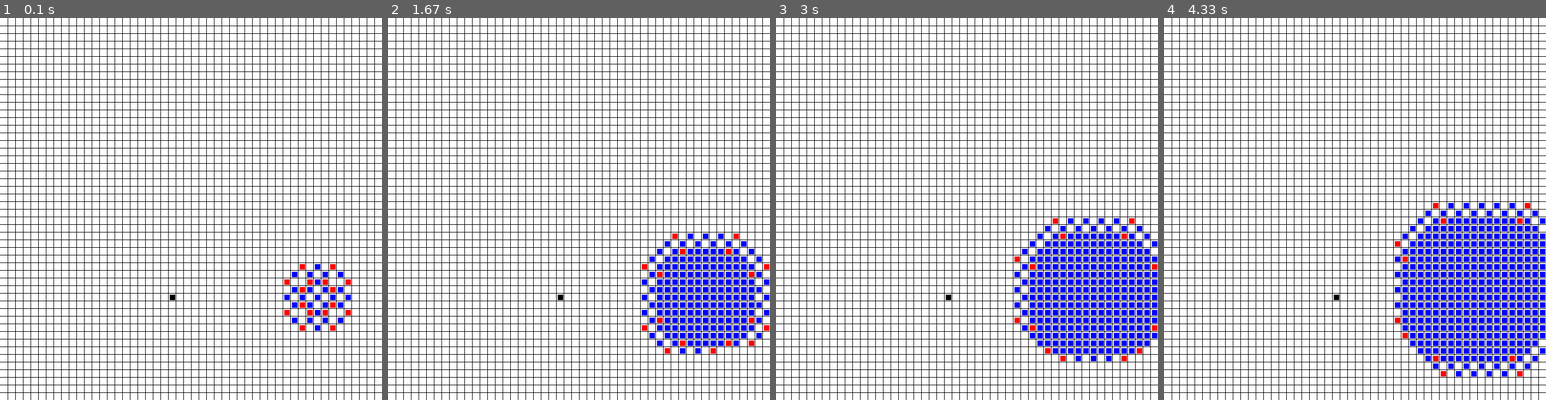
Above: before the commit, frames 1-4 (left to right).
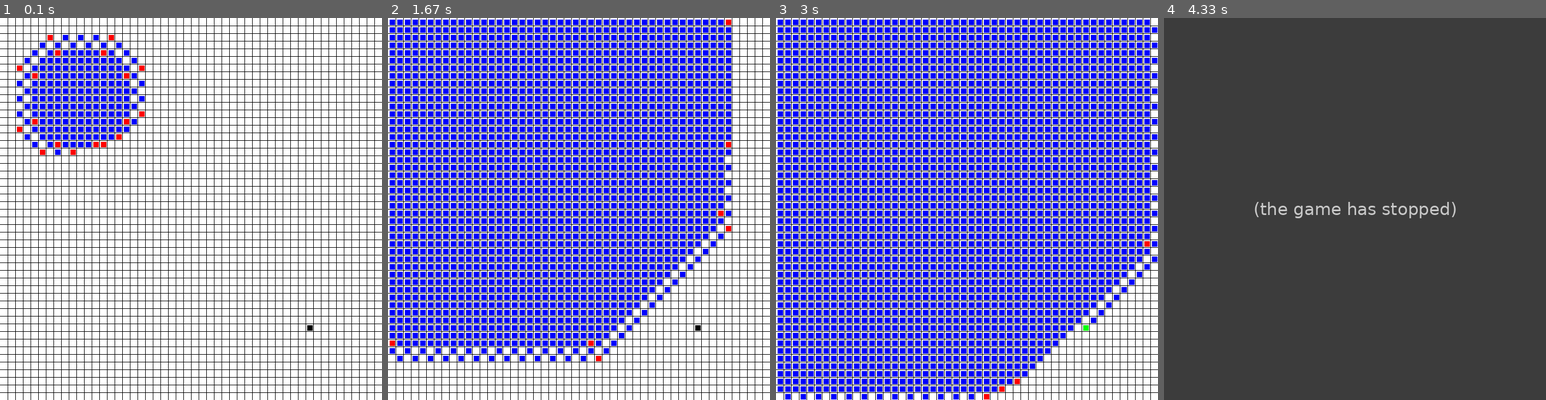
Above: after the commit, the same moments.

Repository: GeekyAmit5/old-files
Game: pygame game, started from python/math/gridPathBFS.py
The game is run twice, just before and just after one commit, with the same random seed, the same clock (stepped at 60 frames per second) and the same inputs.
Inputs:
- Up to frame 1 (0.1 s): no input
- Up to frame 2 (1.67 s): no input
- Up to frame 3 (3 s): no input
- Up to frame 4 (4.33 s): no input

The runs differ from the first frame. In frame 1, 4.8% of the frame differs, in the area x 4-92%, y 4-82%; in frame 2, 40%; in frame 3, 45%; in frame 4, 100%, in the area x 0-100%, y 0-100%.
After the commit the program exited at 3.1 s; later frames show no game.

Commit message:
python project course

Diff:
--- /dev/null
+++ b/coursera/Python Project: pillow, tesseract, and opencv/test.py
@@ -0,0 +1,44 @@
+import PIL
+from PIL import Image
+from PIL import ImageEnhance
+from PIL import ImageFont, ImageDraw
+# read image and convert to RGB
+image = Image.open(
+    "coursera/Python Project: pillow, tesseract, and opencv/mypic.jpg")
+image = image.convert('RGB')
+# build a list of 9 images which have different color
+images = []
+lables = []
+for i in range(3):
+    for j in (0.1, 0.5, 0.9):
+        source = image.split()
+        mid = source[i].point(lambda x: x*j)
+        source[i].paste(mid)
+        im = Image.merge(image.mode, source)
+        lables.append('channel {} intensity {}'.format(i, j))
+        images.append(im)
+font = ImageFont.truetype(None, 75)
+# create a contact sheet from different color
+first_image = images[0]
+contact_sheet = PIL.Image.new(
+    first_image.mode, (first_image.width*3, first_image.height*3+3*85))
+x = 0
+y = 0
+draw = ImageDraw.Draw(contact_sheet)
+for i, img in enumerate(images):
+    # Lets paste the current image into the contact sheet
+    contact_sheet.paste(img, (x, y))
+    draw.text((x, y+first_image.height+5), lables[i], font=font)
+    # Now we update our X position. If it is going to be the width of the image, then we set it to 0
+    # and update Y as well to point to the next "line" of the contact sheet.
+    if x+first_image.width == contact_sheet.width:
+        x = 0
+        y = y+first_image.height+85
+    else:
+        x = x+first_image.width
+
+# resize and display the contact sheet
+contact_sheet = contact_sheet.resize(
+    (int(contact_sheet.width/2), int(contact_sheet.height/2)))
+# display(contact_sheet)
+contact_sheet.show()
--- /dev/null
+++ b/coursera/python classes and inheritance/WOF.py
@@ -0,0 +1,298 @@
+import time
+import random
+import json
+import sys
+
+
+class WOFPlayer():
+    def __init__(self, name):
+        self.name = name
+        self.prizeMoney = 0
+        self.prizes = []
+
+    def goBankrupt(self):
+        self.prizeMoney = 0
+
+    def addPrize(self, prize):
+        self.prizes.append(prize)
+
+    def addMoney(self, amt):
+        self.prizeMoney += amt
+
+    def __str__(self):
+        return self.name + " ($" + str(self.prizeMoney) + ")"
+
+
+class WOFHumanPlayer(WOFPlayer):
+    def getMove(self, category, obscuredPhrase, guessed):
+        return input(self.name, "has $", str(self.prizeMoney), "/n", ", Category:", category, "/n", ", Phrases:", "/n", obscuredPhrase, "/n", ", Guessed:", guessed, "/n", "Guess a letter, phrase, or type 'exit' or 'pass':")
+
+
+class WOFComputerPlayer(WOFPlayer):
+    SORTED_FREQUENCIES = 'ZQXJKVBPYGFWMUCLDRHSNIOATE'
+    prizemoney = 0
+
+    def __init__(self, name, difficulty):
+        self.name = name
+        self.difficulty = difficulty
+        self.prizeMoney = 0
+        self.prizes = []
+
+    def smartCoinFlip(self):
+        return random.randint(1, 10) > self.difficulty
+
+    def getPossibleLetters(self, guessed):
+        list = []
+        if self.prizemoney >= 250:
+            for l in LETTERS:
+                list.append(l)
+        else:
+            for l in LETTERS:
+                if l not in VOWELS:
+                    list.append(l)
+        return list
+
+    def getMove(self, category, obscuredPhrase, guessed):
+        list = self.getPossibleLetters(guessed)
+        FlipResult = self.smartCoinFlip()
+        if len(list) == 0:
+            return 'pass'
+        else:
+            if FlipResult == True:
+                for l in self.SORTED_FREQUENCIES:
+                    if l in list:
+                        return l
+            elif FlipResult == False:
+                return random.choice(list)
+
+
+sys.setExecutionLimit(600000)  # let this take up to 10 minutes
+
+
+LETTERS = 'ABCDEFGHIJKLMNOPQRSTUVWXYZ'
+VOWELS = 'AEIOU'
+VOWEL_COST = 250
+
+# Repeatedly asks the user for a number between min & max (inclusive)
+
+
+def getNumberBetween(prompt, min, max):
+    userinp = input(prompt)  # ask the first time
+
+    while True:
+        try:
+            n = int(userinp)  # try casting to an integer
+            if n < min:
+                errmessage = 'Must be at least {}'.format(min)
+            elif n > max:
+                errmessage = 'Must be at most {}'.format(max)
+            else:
+                return n
+        except ValueError:  # The user didn't enter a number
+            errmessage = '{} is not a number.'.format(userinp)
+
+        # If we haven't gotten a number yet, add the error message
+        # and ask again
+        userinp = input('{}\n{}'.format(errmessage, prompt))
+
+# Spins the wheel of fortune wheel to give a random prize
+# Examples:
+#    { "type": "cash", "text": "$950", "value": 950, "prize": "A trip to Ann Arbor!" },
+#    { "type": "bankrupt", "text": "Bankrupt", "prize": false },
+#    { "type": "loseturn", "text": "Lose a turn", "prize": false }
+
+
+def spinWheel():
+    with open("wheel.json", 'r') as f:
+        wheel = json.loads(f.read())
+        return random.choice(wheel)
+
+# Returns a category & phrase (as a tuple) to guess
+# Example:
+#     ("Artist & Song", "Whitney Houston's I Will Always Love You")
+
+
+def getRandomCategoryAndPhrase():
+    with open("phrases.json", 'r') as f:
+        phrases = json.loads(f.read())
+
+        category = random.choice(list(phrases.keys()))
+        phrase = random.choice(phrases[category])
+        return (category, phrase.upper())
+
+# Given a phrase and a list of guessed letters, returns an obscured version
+# Example:
+#     guessed: ['L', 'B', 'E', 'R', 'N', 'P', 'K', 'X', 'Z']
+#     phrase:  "GLACIER NATIONAL PARK"
+#     returns> "_L___ER N____N_L P_RK"
+
+
+def obscurePhrase(phrase, guessed):
+    rv = ''
+    for s in phrase:
+        if (s in LETTERS) and (s not in guessed):
+            rv = rv+'_'
+        else:
+            rv = rv+s
+    return rv
+
+# Returns a string representing the current state of the game
+
+
+def showBoard(category, obscuredPhrase, guessed):
+    return """
+Category: {}
+Phrase:   {}
+Guessed:  {}""".format(category, obscuredPhrase, ', '.join(sorted(guessed)))
+
+
+# GAME LOGIC CODE
+print('='*15)
+print('WHEEL OF PYTHON')
+print('='*15)
+print('')
+
+num_human = getNumberBetween('How many human players?', 0, 10)
+
+# Create the human player instances
+human_players = [WOFHumanPlayer(input(
+    'Enter the name for human player #{}'.format(i+1))) for i in range(num_human)]
+
+num_computer = getNumberBetween('How many computer players?', 0, 10)
+
+# If there are computer players, ask how difficult they should be
+if num_computer >= 1:
+    difficulty = getNumberBetween(
+        'What difficulty for the computers? (1-10)', 1, 10)
+
+# Create the computer player instances
+computer_players = [WOFComputerPlayer('Computer {}'.format(
+    i+1), difficulty) for i in range(num_computer)]
+
+players = human_players + computer_players
+
+# No players, no game :(
+if len(players) == 0:
+    print('We need players to play!')
+    raise Exception('Not enough players')
+
+# category and phrase are strings.
+category, phrase = getRandomCategoryAndPhrase()
+# guessed is a list of the letters that have been guessed
+guessed = []
+
+# playerIndex keeps track of the index (0 to len(players)-1) of the player whose turn it is
+playerIndex = 0
+
+# will be set to the player instance when/if someone wins
+winner = False
+
+
+def requestPlayerMove(player, category, guessed):
+    while True:  # we're going to keep asking the player for a move until they give a valid one
+        # added so that any feedback is printed out before the next prompt
+        time.sleep(0.1)
+
+        move = player.getMove(
+            category, obscurePhrase(phrase, guessed), guessed)
+        move = move.upper()  # convert whatever the player entered to UPPERCASE
+        if move == 'EXIT' or move == 'PASS':
+            return move
+        elif len(move) == 1:  # they guessed a character
+            # the user entered an invalid letter (such as @, #, or $)
+            if move not in LETTERS:
+                print('Guesses should be letters. Try again.')
+                continue
+            elif move in guessed:  # this letter has already been guessed
+                print('{} has already been guessed. Try again.'.format(move))
+                continue
+            # if it's a vowel, we need to be sure the player has enough
+            elif move in VOWELS and player.prizeMoney < VOWEL_COST:
+                print('Need ${} to guess a vowel. Try again.'.format(VOWEL_COST))
+                continue
+            else:
+                return move
+        else:  # they guessed the phrase
+            return move
+
+
+while True:
+    player = players[playerIndex]
+    wheelPrize = spinWheel()
+
+    print('')
+    print('-'*15)
+    print(showBoard(category, obscurePhrase(phrase, guessed), guessed))
+    print('')
+    print('{} spins...'.format(player.name))
+    time.sleep(2)  # pause for dramatic effect!
+    print('{}!'.format(wheelPrize['text']))
+    time.sleep(1)  # pause again for more dramatic effect!
+
+    if wheelPrize['type'] == 'bankrupt':
+        player.goBankrupt()
+    elif wheelPrize['type'] == 'loseturn':
+        pass  # do nothing; just move on to the next player
+    elif wheelPrize['type'] == 'cash':
+        move = requestPlayerMove(player, category, guessed)
+        if move == 'EXIT':  # leave the game
+            print('Until next time!')
+            break
+        elif move == 'PASS':  # will just move on to next player
+            print('{} passes'.format(player.name))
+        elif len(move) == 1:  # they guessed a letter
+            guessed.append(move)
+
+            print('{} guesses "{}"'.format(player.name, move))
+
+            if move in VOWELS:
+                player.prizeMoney -= VOWEL_COST
+
+            # returns an integer with how many times this letter appears
+            count = phrase.count(move)
+            if count > 0:
+                if count == 1:
+                    print("There is one {}".format(move))
+                else:
+                    print("There are {} {}'s".format(count, move))
+
+                # Give them the money and the prizes
+                player.addMoney(count * wheelPrize['value'])
+                if wheelPrize['prize']:
+                    player.addPrize(wheelPrize['prize'])
+
+                # all of the letters have been guessed
+                if obscurePhrase(phrase, guessed) == phrase:
+                    winner = player
+                    break
+
+                continue  # this player gets to go again
+
+            elif count == 0:
+                print("There is no {}".format(move))
+        else:  # they guessed the whole phrase
+            if move == phrase:  # they guessed the full phrase correctly
+                winner = player
+
+                # Give them the money and the prizes
+                player.addMoney(wheelPrize['value'])
+                if wheelPrize['prize']:
+                    player.addPrize(wheelPrize['prize'])
+
+                break
+            else:
+                print('{} was not the phrase'.format(move))
+
+    # Move on to the next player (or go back to player[0] if we reached the end)
+    playerIndex = (playerIndex + 1) % len(players)
+
+if winner:
+    # In your head, you should hear this as being announced by a game show host
+    print('{} wins! The phrase was {}'.format(winner.name, phrase))
+    print('{} won ${}'.format(winner.name, winner.prizeMoney))
+    if len(winner.prizes) > 0:
+        print('{} also won:'.format(winner.name))
+        for prize in winner.prizes:
+            print('    - {}'.format(prize))
+else:
+    print('Nobody won. The phrase was {}'.format(phrase))
--- /dev/null
+++ b/coursera/python classes and inheritance/test.py
@@ -0,0 +1,21 @@
+# class fruit:
+#     def __init__(self, name, price):
+#         self.name = name
+#         self.price = price
+
+#     def __str__(self):
+#         return '{} {}'.format(self.name, self.price)
+
+#     def sort_priority(self):
+#         return self.price
+
+
+# l = [fruit("apple", 20), fruit("mango", 10)]
+
+# # for i in sorted(l, key=fruit.sort_priority):
+# for i in sorted(l, key=lambda x: x.sort_priority()):
+#     print(i)
+
+
+a = 10
+print(f"a = {a}")
--- a/python/math/gridPathBFS.py
+++ b/python/math/gridPathBFS.py
@@ -62,7 +62,7 @@
     pygame.display.update()
     run = True
     while run and q:
-        # pygame.time.delay(100)
+        pygame.time.delay(1)
         for event in pygame.event.get():
             if event.type == pygame.QUIT:
                 run = False
@@ -95,7 +95,9 @@
 red = (255, 0, 0)
 green = (0, 255, 0)
 blue = (0, 0, 255)
-source = (random.randint(0, 49), random.randint(0, 49))
-destination = (random.randint(0, 49), random.randint(0, 49))
+# source = (random.randint(0, 49), random.randint(0, 49))
+source = (10, 10)
+destination = (40, 40)
+# destination = (random.randint(0, 49), random.randint(0, 49))
 mark = [[0 for x in range(column)] for y in range(row)]
 main(source, destination)
--- a/python/math/gui/8queens/8queens.py
+++ b/python/math/gui/8queens/8queens.py
@@ -69,7 +69,7 @@
 win = pygame.display.set_mode((width, height))
 grid = [[0 for x in range(order)] for y in range(order)]
 num = 0
-queen = pygame.image.load("queen.png")
+queen = pygame.image.load("python/math/gui/8queens/queen.png")
 drawGrid(order)
 pygame.display.update()
 place()
--- a/python/pygame/chainReaction/chainReaction.py
+++ b/python/pygame/chainReaction/chainReaction.py
@@ -15,9 +15,9 @@
 red = (255, 0, 0)
 green = (0, 255, 0)
 white = (255, 255, 255)
-grid = [[random.choice([" ","X", "XX", "XXX", "O", "OO", "OOO"])
-         for x in range(column)] for y in range(row)]
-# grid = [[" " for x in range(column)] for y in range(row)]
+# grid = [[random.choice([" ","X", "XX", "XXX", "O", "OO", "OOO"])
+#          for x in range(column)] for y in range(row)]
+grid = [[" " for x in range(column)] for y in range(row)]
 ai = "X"
 human = "O"
 turn = ai
--- a/python/pygame/sudoku.py
+++ b/python/pygame/sudoku.py
@@ -67,7 +67,7 @@
 
 
 def colorIt(color, x, y):
-    # pygame.time.delay(5)
+    pygame.time.delay(10)
     pygame.draw.rect(win, color, (3 + y * width / column, 3 + x *
                                   height / row, width / column - 3, height / row - 3))
 
@@ -91,8 +91,8 @@
     print(np.matrix(grid), "\n")
     total += 1
     print("Total :", total)
-    # time.sleep(3)
-    # exit()
+    time.sleep(3)
+    exit()
 
 
 def drawGrid(color, row, column):
--- a/python/test/test.py
+++ b/python/test/test.py
@@ -9,11 +9,13 @@
 #         line = line.replace("True", "False")
 #     sys.stdout.write(line)
 
-fh = open("python/test/test.txt")
-for line in fh:
-    if line.startswith("s"):
-        words = line.split()
-        sound = bool(int(words[-1]))
+# fh = open("python/test/test.txt")
+# for line in fh:
+#     if line.startswith("s"):
+#         words = line.split()
+#         sound = bool(int(words[-1]))
 
-print(sound)
-print(type(sound))
+# print(sound)
+# print(type(sound))
+
+print(ord("i"))
Binary file added: coursera/Python Project: pillow, tesseract, and opencv/mypic.jpg
